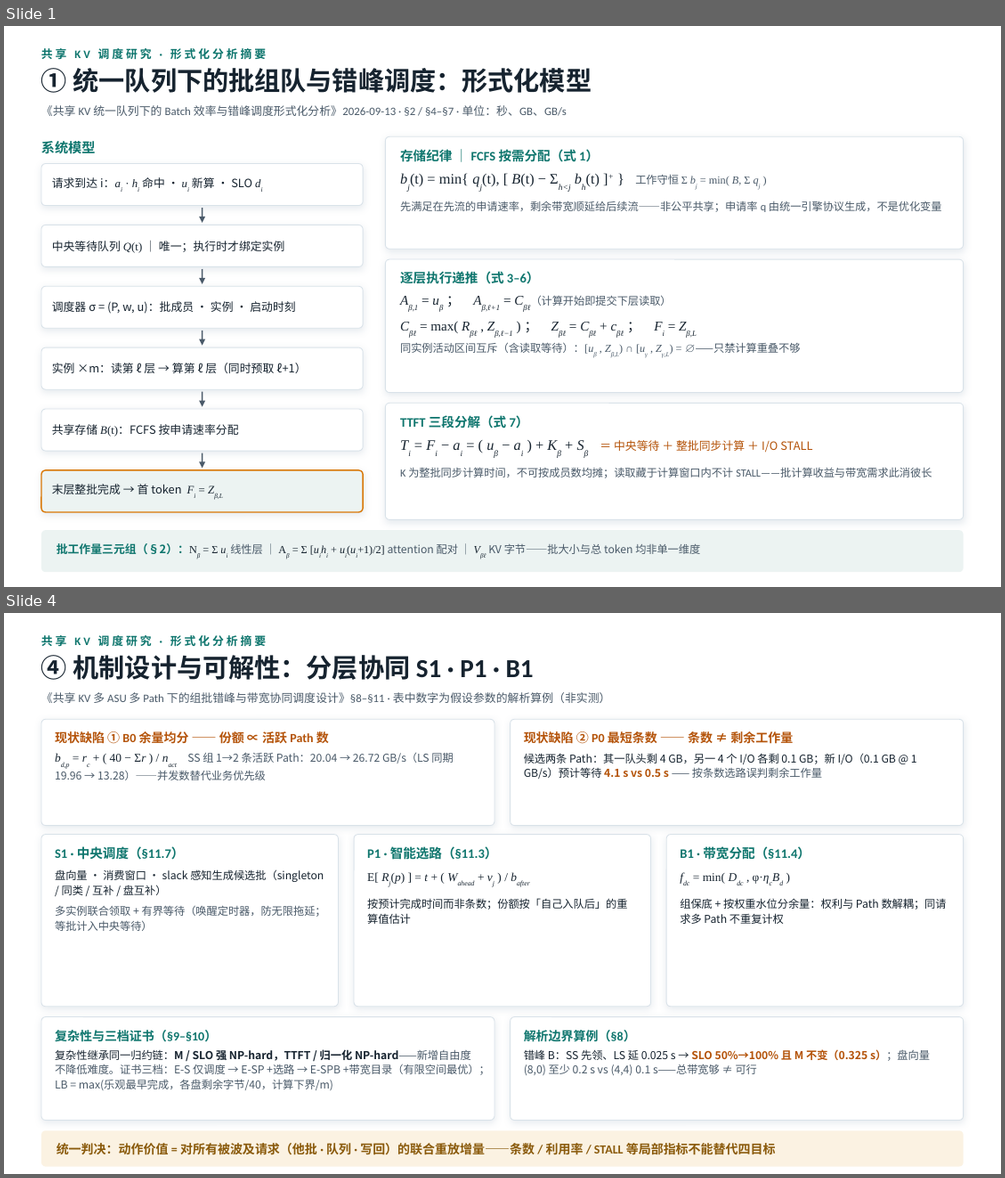
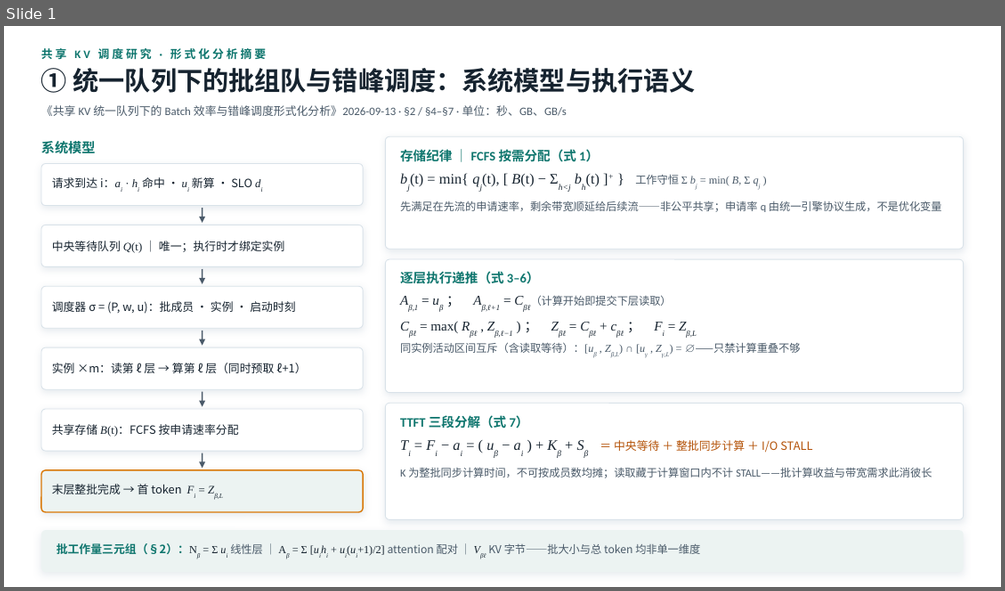
Before and after one commit to QiliangLi/status_aware_network, a slide deck: 共享KV调度形式化分析汇总PPT-20260917.pptx. Shown one above the other, each under a label of ours: slides 1 and 4 before the commit, slide 1 after it; the slides between them are not shown. The pictures are 1005x1178 and 1005x591 pixels, drawn with LibreOffice and Linux fonts; fonts in the diff are those of the drawing. Boxes give left, top, right and bottom in pixels: in the first picture for what was removed or moved away, otherwise in the second. Text is boxed around its words. In the diff, an @@ line names an element or a change of style, - is before the commit and + after.

Commit message:
docs: PPT 扩充至 7 页——补全 G1-G6 完整问题、NP-hard 证明与 A→B 形式化增量
- 页②新增 G1-G6 完整优化问题：输入元组、决策 σ=(P,w,u)、七条封闭约束、G4 存储规则与 q 协议、四目标 G5、解释指标 G6、封闭性说明
- 页③新增逐目标 NP-hard 证明：归约框架（四开关）、J_M/J_S 的 3-PARTITION 构造双向证明与装盒直觉、J_T 归约到 1|rᵢ|ΣCᵢ（Lenstra 1977）、J_R 归约到总 stretch（Legrand 2008）、硬度边界四条
- 页④可解性：Q* 严格动作价值、四目标增量 Δ 公式、LB/UB 证书与 B1/B2 下界、P1-P4 四计划冲突对照表（M/均值/归一化/SLO/STALL 互有胜负）
- 页⑤-⑦按'形式化增量'重组 Case B：A→B 六维对照表、σ_B 联合决策、B0 规则式(6)(7)及两条结构性质、需求张量/I-O 守恒/写缓冲递推/四态守恒、可行性判据(瞬时/窗口/长期/散度)与多盘尾部反例、复杂性继承、新决策层外部性、E-S/E-SP/E-SPB 三档证书与观测边界；移除原机制方案页（S1/P1/B1）
- 替换高风险数学花体字符(𝒟𝓑𝓔ℝ等)为通用字形，避免 PowerPoint 字体回退异常；程序化溢出/字符/内容三重检查 + 逐页视觉校验通过

```diff
--- a/共享KV调度形式化分析汇总PPT-20260917.pptx
+++ b/共享KV调度形式化分析汇总PPT-20260917.pptx
@@ slide 4 removed at [4, 613, 1001, 1174], background #FFFFFF @@
@@ text removed at [41, 635, 266, 646] @@
-共享 KV 调度研究 · 形式化分析摘要
@@ text removed at [41, 655, 534, 680] @@
-④ 机制设计与可解性：分层协同 S1 · P1 · B1
@@ text removed at [41, 692, 611, 703] @@
-《共享 KV 多 ASU 多 Path 下的组批错峰与带宽协同调度设计》§8–§11 · 表中数字为假设参数的解析算例（非实测）
@@ rounded rectangle removed at [41, 719, 494, 826] @@
@@ rounded rectangle removed at [510, 719, 963, 826] @@
@@ text removed at [55, 730, 329, 747] @@
-现状缺陷 ① B0 余量均分 —— 份额 ∝ 活跃 Path 数
@@ text removed at [524, 730, 793, 747] @@
-现状缺陷 ② P0 最短条数 —— 条数 ≠ 剩余工作量
@@ text removed at [55, 753, 453, 780] @@
-bd,p = rc + ( 40 − Σr ) / nact SS 组 1→2 条活跃 Path：20.04 → 26.72 GB/s（LS 同期 19.96 → 13.28）——并发数替代业务优先级
@@ text removed at [524, 753, 917, 779] @@
-候选两条 Path：其一队头剩 4 GB，另一 4 个 I/O 各剩 0.1 GB；新 I/O（0.1 GB @ 1 GB/s）预计等待 4.1 s vs 0.5 s —— 按条数选路误判剩余工作量
@@ rounded rectangle removed at [41, 835, 339, 1006] @@
@@ text removed at [55, 846, 185, 860] @@
-S1 · 中央调度（§11.7）
@@ rounded rectangle removed at [354, 835, 651, 1006] @@
@@ text removed at [367, 846, 498, 860] @@
-P1 · 智能选路（§11.3）
@@ rounded rectangle removed at [666, 835, 963, 1006] @@
@@ text removed at [680, 846, 810, 860] @@
-B1 · 带宽分配（§11.4）
@@ text removed at [55, 869, 326, 931] @@
-盘向量 · 消费窗口 · slack 感知生成候选批（singleton / 同类 / 互补 / 盘互补）
-多实例联合领取 + 有界等待（唤醒定时器，防无限拖延；等批计入中央等待）
@@ text removed at [367, 872, 428, 884] @@
-E[ Rj(p) ] = t + ( Wahead + vj ) / bafter
@@ text removed at [703, 873, 769, 884] @@
-fdc = min( Ddc , φ·ηcBd )
@@ text removed at [367, 898, 627, 924] @@
-按预计完成时间而非条数；份额按「自己入队后」的重算值估计
@@ text removed at [680, 898, 947, 924] @@
-组保底 + 按权重水位分余量：权利与 Path 数解耦；同请求多 Path 不重复计权
@@ rounded rectangle removed at [41, 1017, 494, 1120] @@
@@ text removed at [55, 1030, 217, 1042] @@
-复杂性与三档证书（§9–§10）
@@ rounded rectangle removed at [510, 1017, 963, 1120] @@
@@ text removed at [524, 1030, 636, 1042] @@
-解析边界算例（§8）
@@ text removed at [55, 1047, 490, 1090] @@
-复杂性继承同一归约链：M / SLO 强 NP-hard，TTFT / 归一化 NP-hard——新增自由度不降低难度。证书三档：E-S 仅调度 → E-SP +选路 → E-SPB +带宽目录（有限空间最优）；LB = max(乐观最早完成，各盘剩余字节/40，计算下界/m)
@@ text removed at [524, 1049, 930, 1075] @@
-错峰 B：SS 先领、LS 延 0.025 s → SLO 50%→100% 且 M 不变（0.325 s）；盘向量 (8,0) 至少 0.2 s vs (4,4) 0.1 s——总带宽够 ≠ 可行
@@ rounded rectangle removed at [41, 1130, 963, 1167] @@
@@ text removed at [57, 1143, 776, 1155] @@
-统一判决：动作价值 = 对所有被波及请求（他批 · 队列 · 写回）的联合重放增量——条数 / 利用率 / STALL 等局部指标不能替代四目标
@@ slide 1 changed as well @@
@@ text at [41, 68, 696, 93]: text changed @@
-① 统一队列下的批组队与错峰调度：形式化模型
+① 统一队列下的批组队与错峰调度：系统模型与执行语义
@@ rounded rectangle at [41, 530, 963, 572]: shadow on @@
```
Also in this commit, not shown: 6 slides added, 2 other slides removed.
